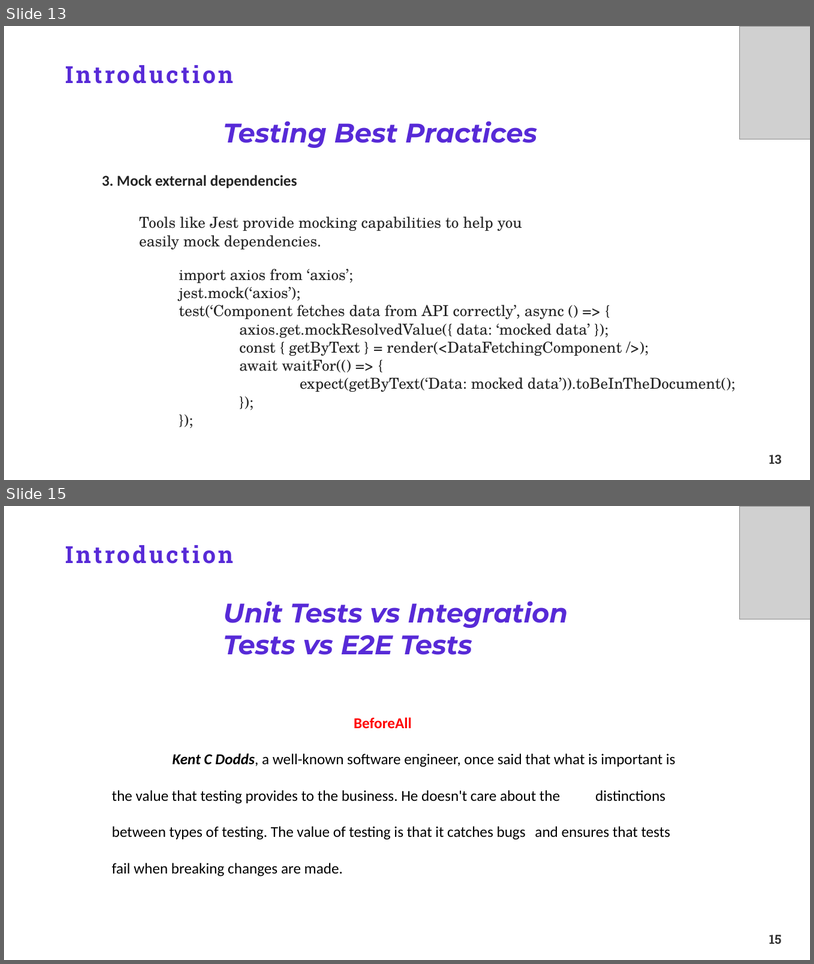
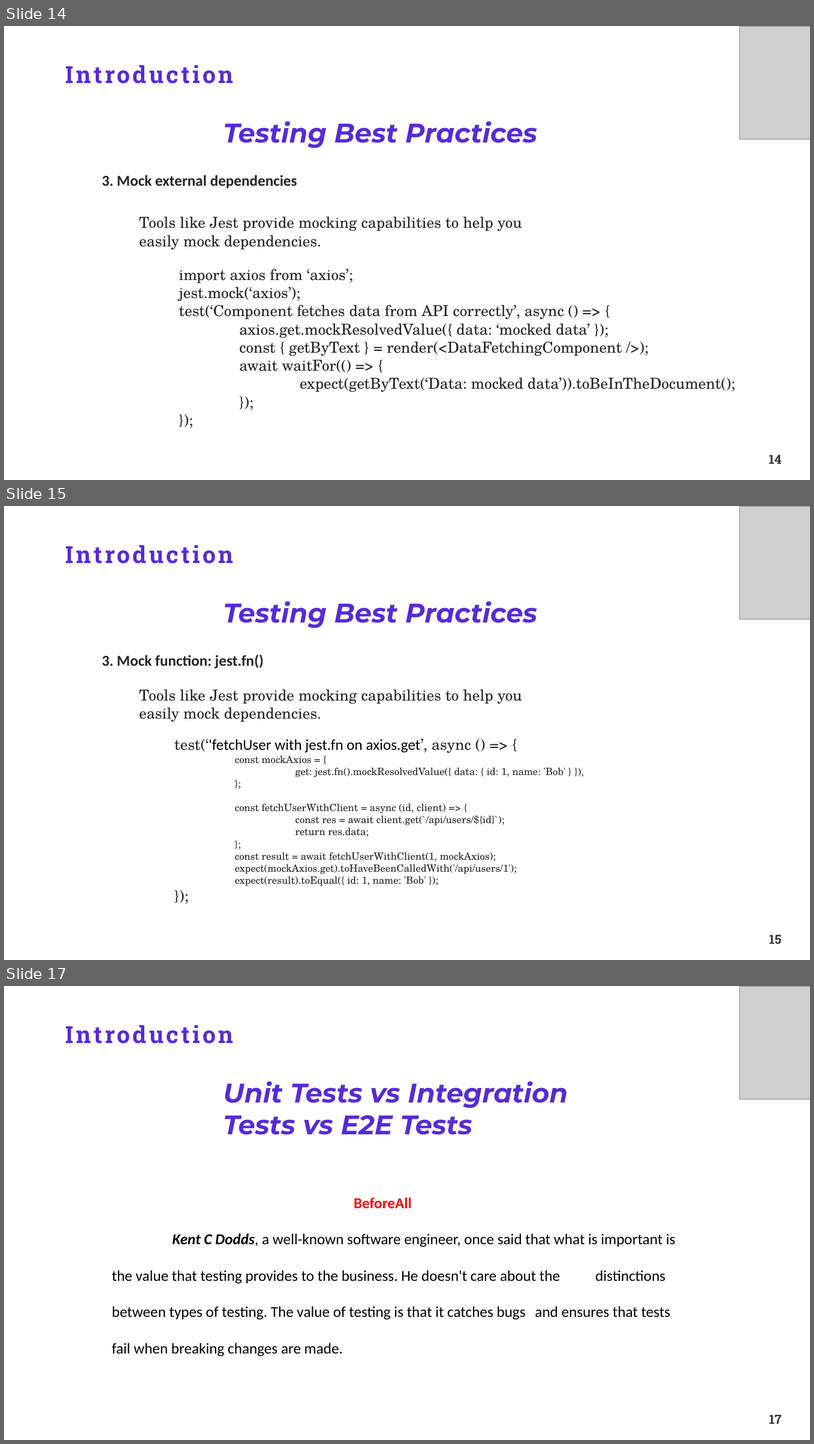
Before and after one commit to TakiRahal/test-react-19, a slide deck: Testing ReactJS.pptx. Shown one above the other, each under a label of ours: slides 13 and 15 before the commit, slides 14, 15 and 17 after it; the slides between them are not shown. The pictures are 814x964 and 814x1444 pixels, drawn with LibreOffice and Linux fonts; fonts in the diff are those of the drawing; grey boxes stand for pictures; background and template pictures are left out. Boxes give left, top, right and bottom in pixels: in the first picture for what was removed or moved away, otherwise in the second. Text is boxed around its words. In the diff, an @@ line names an element or a change of style, - is before the commit and + after.

```diff
--- a/Testing ReactJS.pptx
+++ b/Testing ReactJS.pptx
@@ slide 15 added at (4,506,810,960), background #FFFFFF; not listed: 1 template element that a slide beside it also shows @@
@@ picture added at (740,506,810,619) @@
@@ title added at (60,544,486,568), 28 pt, text #572AD7, bold @@
+Introduction
@@ text added at (223,601,537,628), 32 pt, text #572AD7, bold, italic @@
+Testing Best Practices
@@ text added at (102,654,264,669), 18 pt, text #242424, bold @@
+3. Mock function: jest.fn()
@@ text added at (139,689,522,721), 18 pt, text #242424 @@
+Tools like Jest provide mocking capabilities to help you easily mock dependencies.
@@ text added at (174,738,566,886), 12 pt, text #242424 @@
+test(‘'fetchUser with jest.fn on axios.get’, async () => {
+const mockAxios = {
+get: jest.fn().mockResolvedValue({ data: { id: 1, name: 'Bob' } }),
+};
+const fetchUserWithClient = async (id, client) => {
+const res = await client.get(`/api/users/${id}`);
+return res.data;
+};
+const result = await fetchUserWithClient(1, mockAxios);
+expect(mockAxios.get).toHaveBeenCalledWith('/api/users/1');
+expect(result).toEqual({ id: 1, name: 'Bob' });
+});
@@ what was slide 13 is now slide 14 @@
@@ page number at (769,454,782,463): text changed @@
-13
+14
@@ what was slide 15 is now slide 17 @@
@@ page number at (770,1414,782,1423): text changed @@
-15
+17
```
Also in this commit, not shown: 10 slides changed, 8 other slides added, 26 slides removed, 20 other files.
